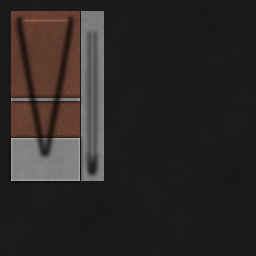
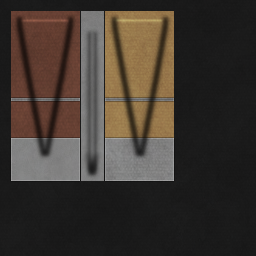
Layer changes from the first 256 × 256 image to the second:
painted on "a" over [107, 12, 173, 161]
painted on "high 1" over [112, 17, 166, 24]
painted on "b" over [105, 11, 174, 181]
